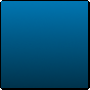
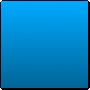
Layered file, before and after one edit (90x90). Changes by layer:
hid "Light" over 1, 1, 88, 88
added layer "Bright" above "9-patch" over 1, 1, 88, 88
